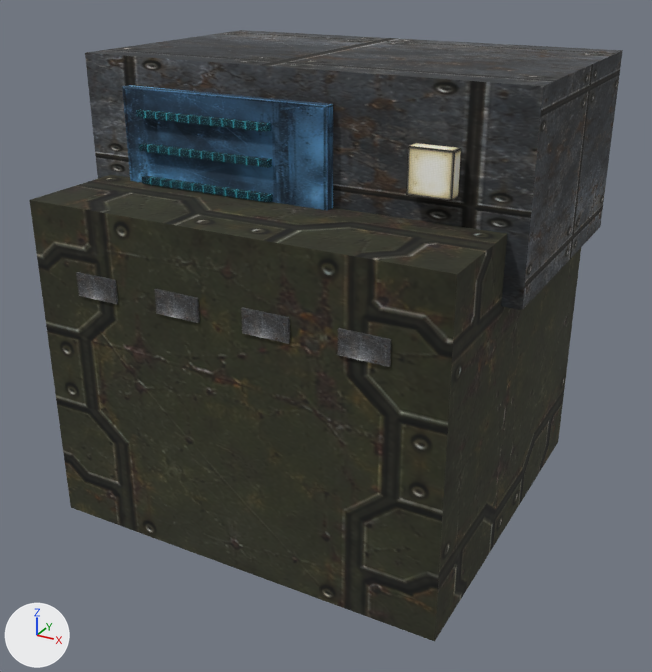
Two versions of the OBJ model assets/models/console.obj, one commit apart.
Rendered twice from a 50 mm lens placed at (0.927, -1.702, 0.723), pointed at (0.017, -0.048, -0.104). The lights are fixed; the arrows at lower left show +X, +Y and +Z. The first picture is the older version. Where no turn or scale is listed for an object, it has been applied to the vertices. Vertices at exactly the same position are counted once.

Script lines for the objects in view, before the commit:
```python
mat_industrial = principled_material('industrial')
mat_industrial.texture = img_foundry_materials_png
mat_industrial.roughness = 1.0
me_console = bpy.data.meshes.new('console')
me_console.from_pydata(...)  # 88 vertices, 132 faces; spans x -0.5..0.5, y -0.43..0.425, z -0.5..0.5
me_console.materials.append(mat_industrial)  # picture img_foundry_materials_png
ob_console = bpy.data.objects.new('console', me_console)
ob_console.location = (0.0, 0.0, 0.0)
```
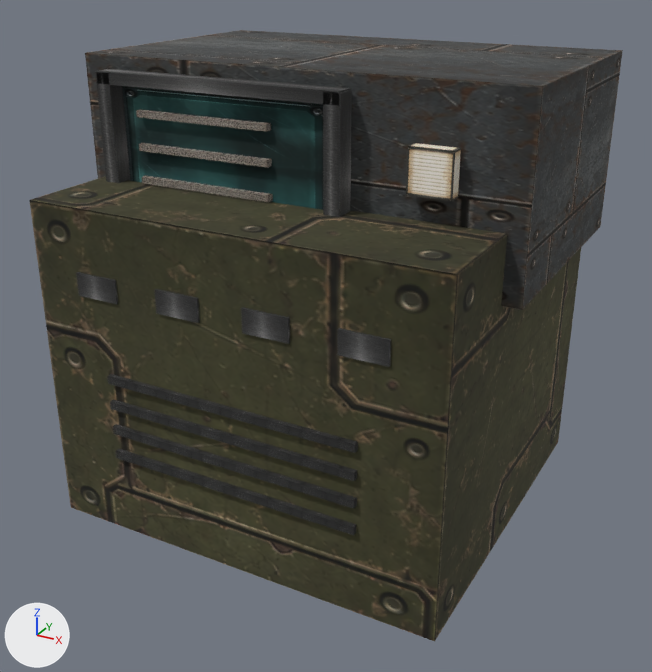
Where the change shows, as pixel boxes [x1, y1, x2, y2] in the pictures (652 x 672 px):
'console', surface changed, reshaped
    both: [29, 30, 623, 641]
part 1 of me_console, added
    after: [95, 72, 130, 183]
part 2 of me_console, added
    after: [323, 90, 352, 217]
part 3 of me_console, added
    after: [96, 69, 351, 105]
part 4 of me_console, added
    after: [115, 449, 356, 535]
part 5 of me_console, added
    after: [113, 424, 357, 509]
part 6 of me_console, added
    after: [107, 374, 358, 453]

The change, as a diff of the scene's bpy script:
```diff
--- a/assets/models/console.obj.py
+++ b/assets/models/console.obj.py
@@ img_foundry_materials_v2_png @@
+img_foundry_materials_v2_png = load_image('foundry-materials-v2.png', '../textures/foundry-materials-v2.png', 1254, 1254, 'sRGB')
@@ mat_industrial @@
 mat_industrial = principled_material('industrial')
-mat_industrial.texture = img_foundry_materials_png
+mat_industrial.texture = img_foundry_materials_v2_png
 mat_industrial.roughness = 1.0
@@ me_console @@
 # used by ob_console; location = (0.0, 0.0, 0.0)
-me_console.from_pydata(...)  # 88 vertices, 132 faces; spans x -0.5..0.5, y -0.43..0.425, z -0.5..0.5
+me_console.from_pydata(...)  # 152 vertices, 228 faces; spans x -0.5..0.5, y -0.436..0.425, z -0.5..0.5
+# me_console part 1: a new loose piece, a box spanning x -0.428..-0.392, y -0.232..-0.187, z 0.17..0.47, in mat_industrial (picture img_foundry_materials_v2_png)
+# me_console part 2: a new loose piece, a box spanning x 0.112..0.147, y -0.232..-0.187, z 0.17..0.47, in mat_industrial (picture img_foundry_materials_v2_png)
+# me_console part 3: a new loose piece, a box spanning x -0.425..0.145, y -0.232..-0.187, z 0.448..0.473, in mat_industrial (picture img_foundry_materials_v2_png)
+# me_console part 4: a new loose piece, a box spanning x -0.29..0.29, y -0.436..-0.424, z -0.309..-0.291, in mat_industrial (picture img_foundry_materials_v2_png)
+# me_console part 5: a new loose piece, a box spanning x -0.29..0.29, y -0.436..-0.424, z -0.249..-0.231, in mat_industrial (picture img_foundry_materials_v2_png)
+# me_console part 6: a new loose piece, a box spanning x -0.29..0.29, y -0.436..-0.424, z -0.129..-0.111, in mat_industrial (picture img_foundry_materials_v2_png)
+# other edits to the shape of me_console do not show in these pictures
 me_console.materials.append(mat_industrial)
```
